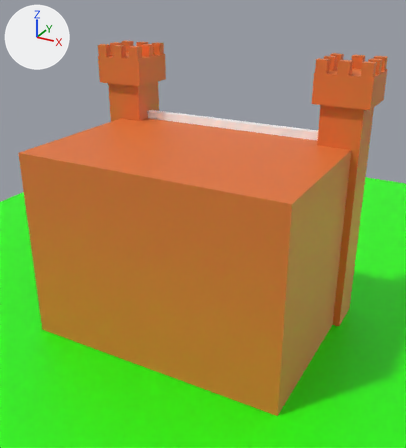
An edit to the glTF model wallClimber/assets/mci2MAP.glb, drawn before and after from the same camera.
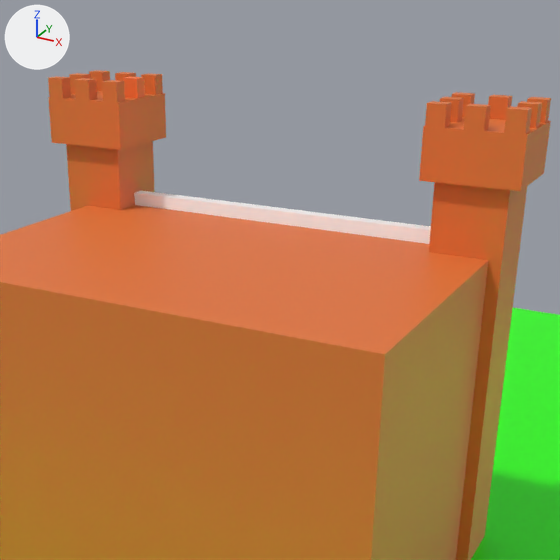
There are two pictures of each version: one whole from a 50 mm lens placed at (17.96, -26.41, 16.72), pointed at (5.35, -3.48, 5.26), one close up on the part from 17% to 97% of the width and 0% to 72% of the height. Lighting does not change. The marker at upper left points along +X, +Y and +Z. Where no turn or scale is listed for an object, it has been applied to the vertices.
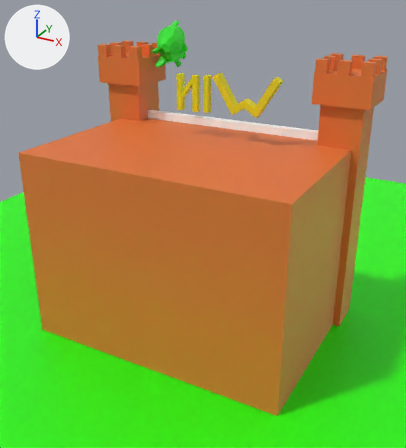
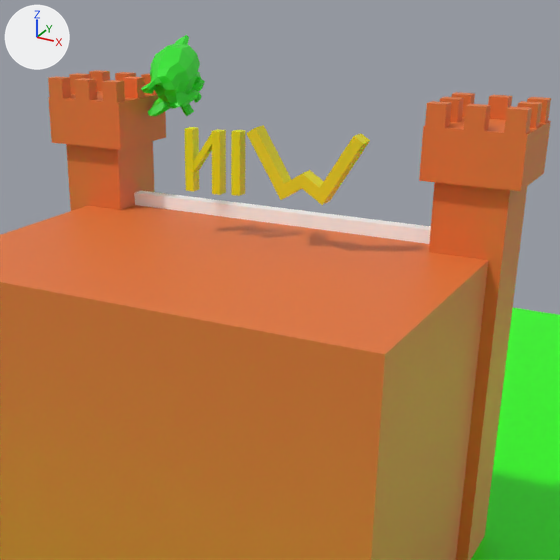
Commit message: Map update

Patch to the scene script:
```diff
--- a/wallClimber/assets/mci2MAP.glb.py
+++ b/wallClimber/assets/mci2MAP.glb.py
@@ me_cube_028 @@
+me_cube_028.from_pydata([(-0.506, -0.148, -0.552), (-0.506, 0.148, -0.552), (-0.362, -0.148, -0.655), (0.506, -0.148, 0.552), (-0.362, 0.148, -0.655), (0.506, 0.148, 0.552), (0.281, 0.148, 0.542), (0.271, -0.148, 0.529)], [], [(0, 7, 6), (0, 6, 1), (1, 6, 5), (1, 5, 4), (4, 5, 3), (4, 3, 2), (2, 3, 7), (2, 7, 0), (1, 4, 2), (1, 2, 0)])
+me_cube_028.materials.append(mat_material_028)  # yellow #e6e700
@@ ob_suzanne @@
+ob_suzanne = bpy.data.objects.new('Suzanne', me_suzanne)  # 521 vertices, 1000 faces; spans x -1.12..1.23, y -2.72..2.53, z -1.08..1.15; in mat_material_030 (green #28e721)
+ob_suzanne.location = (0.95, 0.51, 13.31)
@@ ob_cube_026 @@
+ob_cube_026 = bpy.data.objects.new('Cube.026', me_cube_029)  # a box spanning x -0.13..0.13, y -0.17..0.17, z -0.87..0.87; in mat_material_028 (yellow #e6e700)
+ob_cube_026.location = (3.49, -2.37, 11.54)
@@ ob_cube_025 @@
+ob_cube_025 = bpy.data.objects.new('Cube.025', me_cube_028)
+ob_cube_025.location = (3.96, -2.37, 11.83)
@@ ob_cube_024 @@
+ob_cube_024 = bpy.data.objects.new('Cube.024', me_cube_027)  # a box spanning x -0.13..0.13, y -0.17..0.17, z -0.87..0.87; in mat_material_027 (yellow #e7e300)
+ob_cube_024.location = (4.36, -2.37, 11.54)
@@ ob_cube_023 @@
+ob_cube_023 = bpy.data.objects.new('Cube.023', me_cube_025)  # a box spanning x -0.13..0.13, y -0.17..0.17, z -0.87..0.87; in mat_material_026 (yellow #e4e700)
+ob_cube_023.location = (5.0, -2.4, 11.58)
@@ ob_cube_001 @@
+ob_cube_001 = bpy.data.objects.new('Cube.001', me_cube_023)  # 32 vertices, 56 faces; spans x -2.69..0.66, y -0.26..0.27, z -0.93..0.93; in mat_material_025 (yellow #e7de1a)
+ob_cube_001.location = (8.07, -2.41, 11.69)
```

Pixel boxes [x1, y1, x2, y2] of what changed, in the close-ups (560 x 560 px):
'Cube.001', added (yellow)
    after: [246, 125, 370, 205]
'Suzanne', added (green)
    after: [141, 35, 205, 116]
'Cube.023', added (yellow)
    after: [231, 130, 245, 196]
'Cube.024', added (yellow)
    after: [212, 129, 226, 195]
'Cube.026', added (yellow)
    after: [185, 127, 199, 192]
'Cube.025', added
    after: [193, 133, 212, 172]
